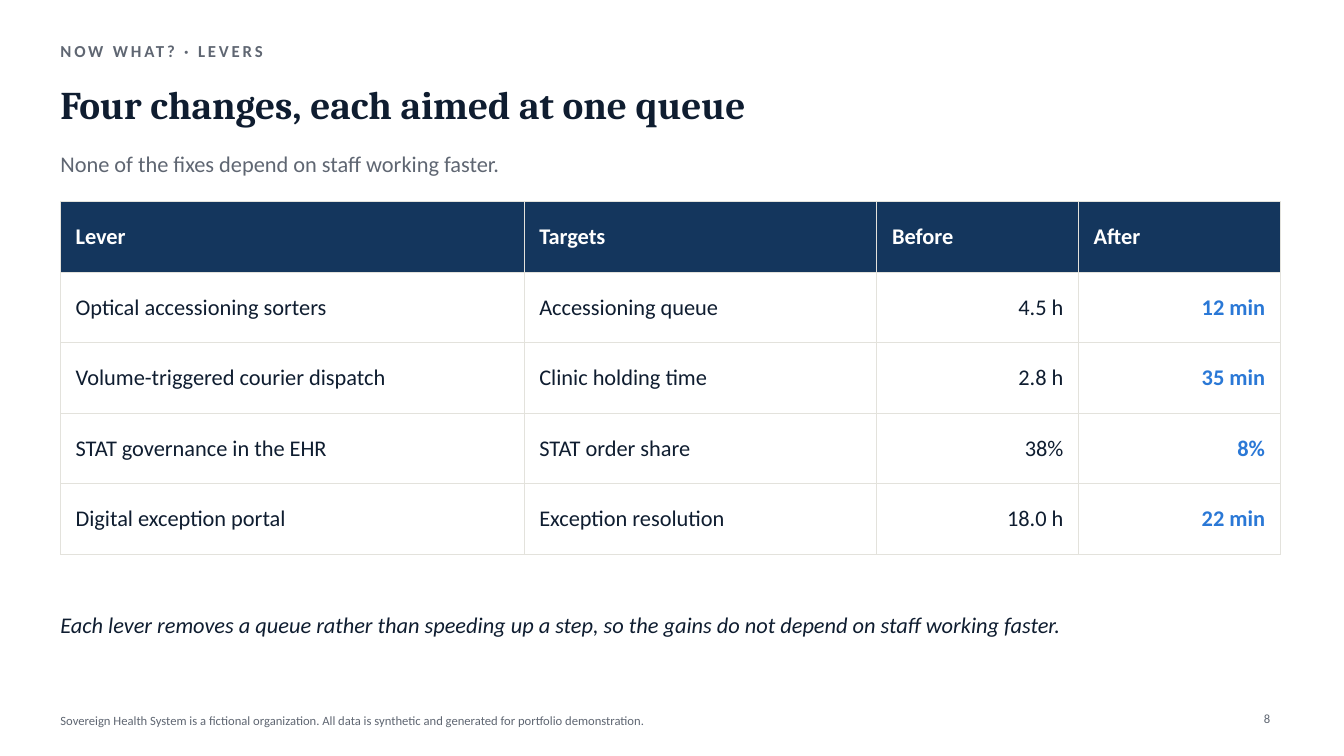
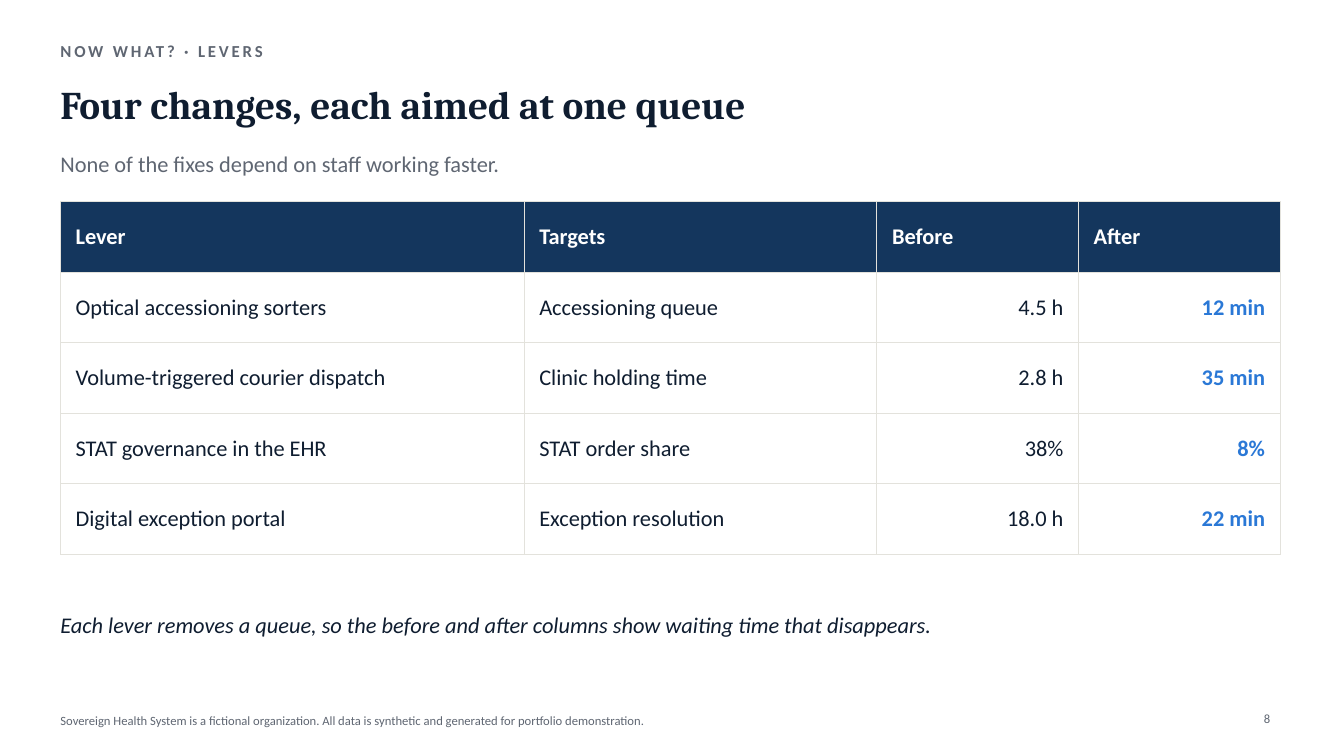
Before and after one commit to huezxiii/diagnostic-pipeline-process-mapping, a slide deck: slide 8 of deck/sovereign-health-exec-briefing.pptx. Drawn at 1344x756 pixels with LibreOffice and Linux fonts; fonts in the diff are those of the drawing. Boxes give left, top, right and bottom in pixels: in the first picture for what was removed or moved away, otherwise in the second. Text is boxed around its words. In the diff, an @@ line names an element or a change of style, - is before the commit and + after.

```diff
--- a/deck/sovereign-health-exec-briefing.pptx
+++ b/deck/sovereign-health-exec-briefing.pptx
@@ text at <box>60,617,931,637</box>: text changed @@
-Each lever removes a queue rather than speeding up a step, so the gains do not depend on staff working faster.
+Each lever removes a queue, so the before and after columns show waiting time that disappears.
```
Also in this commit, not shown: 3 other slides changed, 1 other file.
